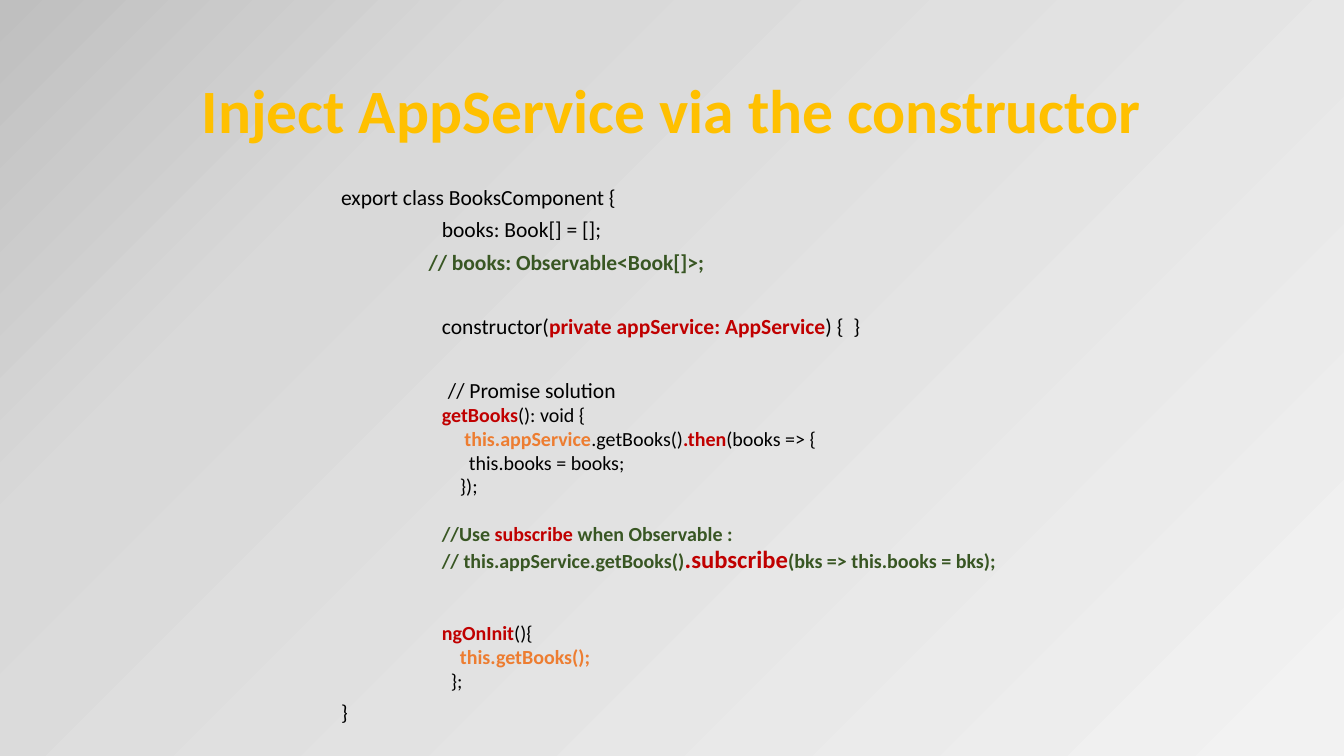
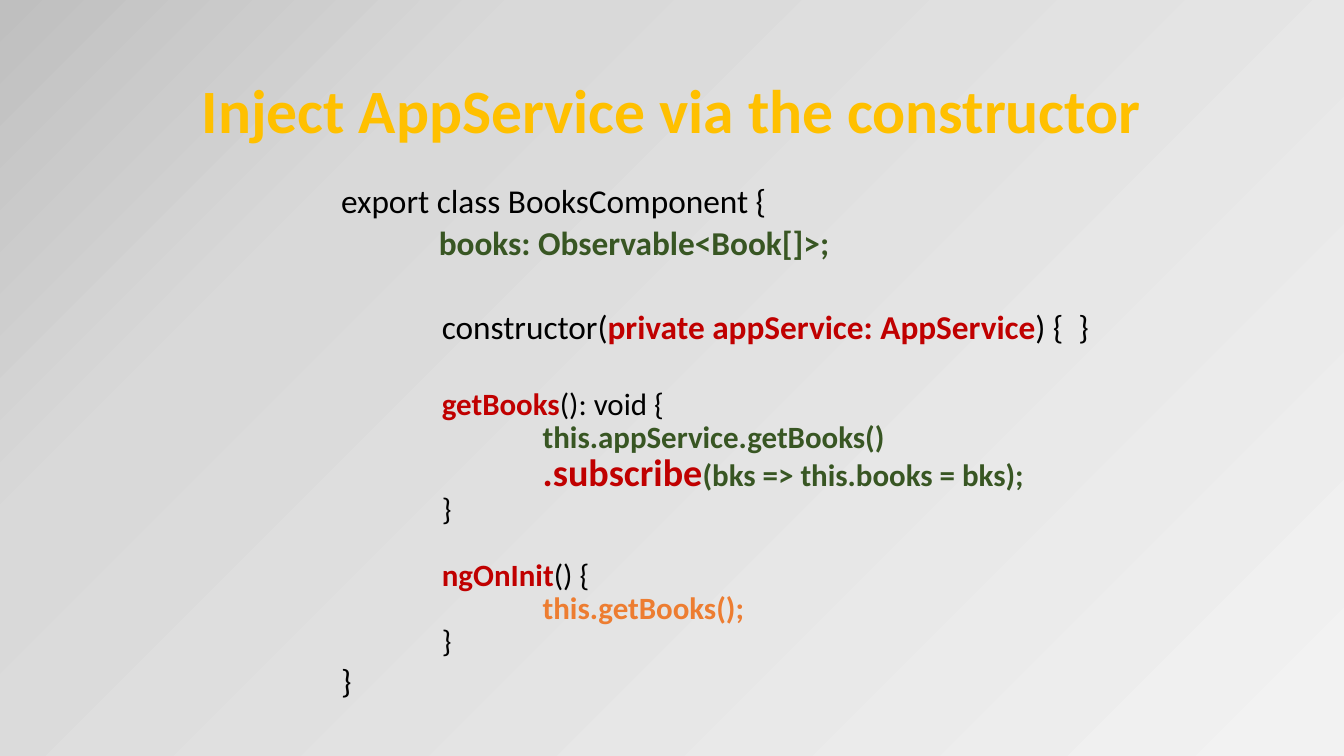
Before and after one commit to petereijgermans11/frontend-cursus, a slide deck: slide 31 of frontend-cursus/ 8 - Angular.pptx (slide 30 before the commit). Drawn at 1344x756 pixels with LibreOffice and Linux fonts; fonts in the diff are those of the drawing. Boxes give left, top, right and bottom in pixels: in the first picture for what was removed or moved away, otherwise in the second. Text is boxed around its words. In the diff, an @@ line names an element or a change of style, - is before the commit and + after.

```diff
--- a/frontend-cursus/ 8 - Angular.pptx
+++ b/frontend-cursus/ 8 - Angular.pptx
@@ text at (341,190,1045,624): paragraph removed @@
-    };
@@ text at (341,190,1045,624): paragraph added @@
+}
@@ text at (341,190,1045,624): size 15.4 to 23.8 pt in "export class BooksComponent {", "constructor(private appService: AppService) { }"; size 14.3 to 22.1 pt in "getBooks(): void {", "this.getBooks();"; size 15.4 to 22.1 pt in "}"; list level 1 to 3 in "}" @@
@@ text at (439,230,829,260): text changed; size 15.4 to 23.8 pt @@
-books: Book[] = [];
-// books: Observable<Book[]>;
+books: Observable<Book[]>;
@@ text at (469,383,616,398): paragraph removed @@
-// Promise solution
@@ text at (442,425,1024,592): text changed; size 14.3 to 22.1 pt @@
-    this.appService.getBooks().then(books => {
-    this.books = books;
-    });
-    //Use subscribe when Observable :
-    // this.appService.getBooks().subscribe(bks => this.books = bks);
-    ngOnInit(){
+    this.appService.getBooks()
+    .subscribe(bks => this.books = bks);
+    }
+    ngOnInit() {
```
Also in this commit, not shown: 6 other slides changed, 2 slides added, 1 other file.
